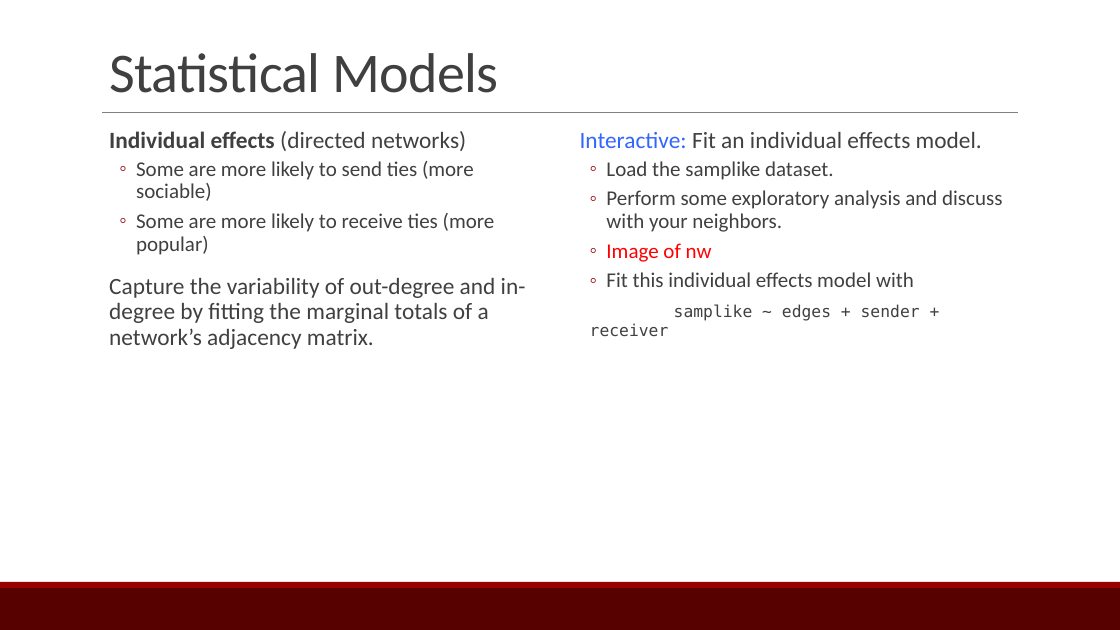
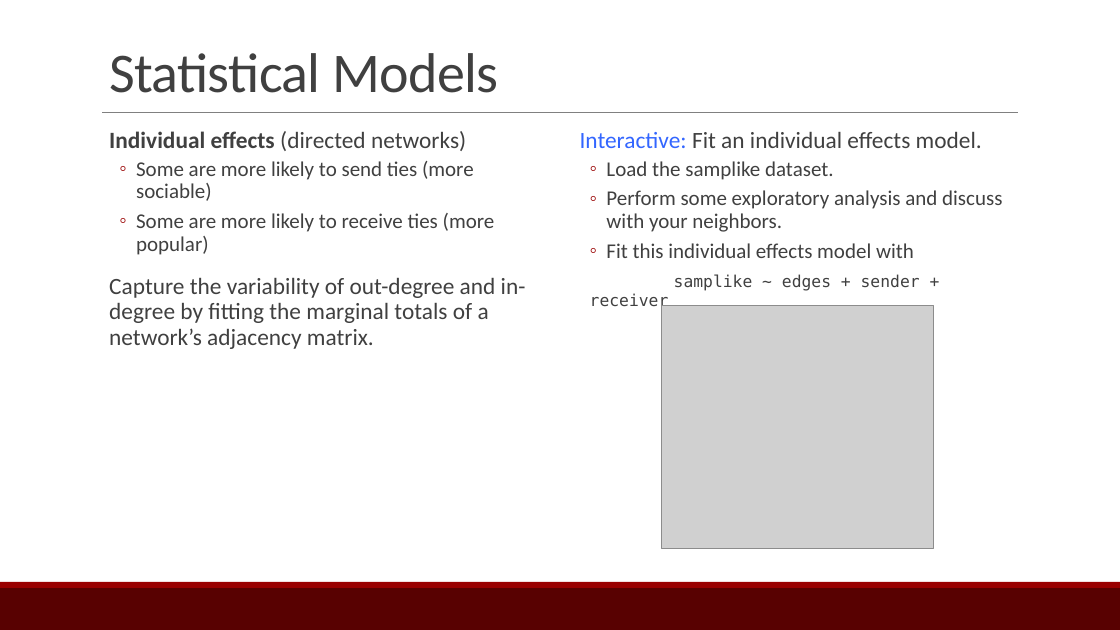
Before and after one commit to ebey/sunbelt2015, a slide deck: slide 27 of statnetWeb_slides.pptx. Drawn at 1120x630 pixels with LibreOffice and Linux fonts; fonts in the diff are those of the drawing; grey boxes stand for pictures. Boxes give left, top, right and bottom in pixels: in the first picture for what was removed or moved away, otherwise in the second. Text is boxed around its words. In the diff, an @@ line names an element or a change of style, - is before the commit and + after.

```diff
--- a/statnetWeb_slides.pptx
+++ b/statnetWeb_slides.pptx
@@ text at [606,243,712,262]: paragraph removed @@
-  ◦ Image of nw
@@ picture added at [661,305,933,548] @@
```
Also in this commit, not shown: 2 other slides changed, 3 other files.
